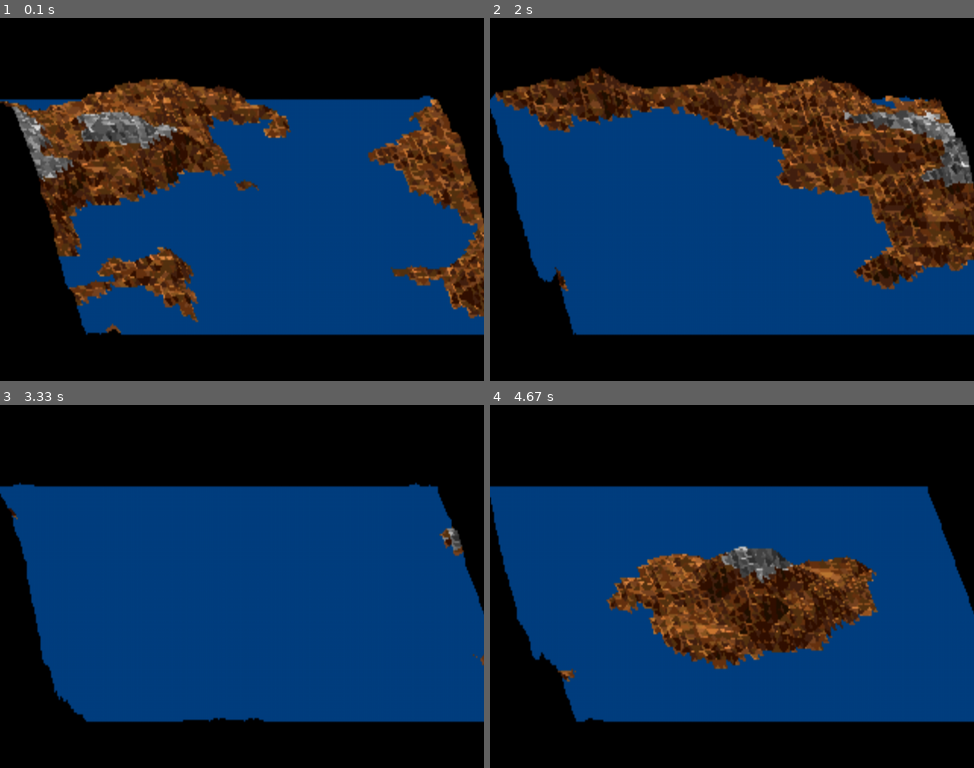
Above: before the commit, frames 1-4 (two rows, left to right).
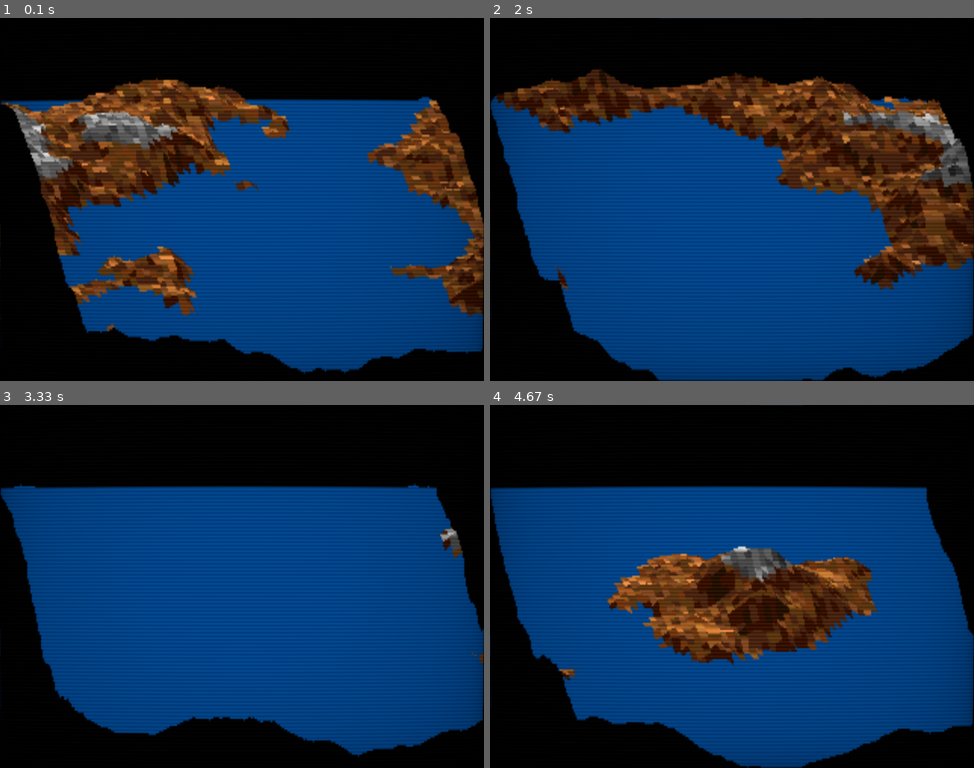
Above: after the commit, the same moments.

Repository: regeya/pygame-fractal-mountain
Game: pygame game, started from pygame-fractal-mountain.py
Two runs of this game, one before a commit and one after it. Both use one fixed random seed, a clock stepped at 60 frames per second and the inputs below.
Inputs:
- Up to frame 1 (0.1 s): no input
- Up to frame 2 (2 s): tap S at 0.33 s; tap Enter at 1.67 s
- Up to frame 3 (3.33 s): tap Space at 2 s
- Up to frame 4 (4.67 s): tap Enter at 3.33 s; tap Space at 3.67 s

The runs differ from the first frame. In frame 1, 12% of the frame differs, in the area x 0-100%, y 16-99%; in frame 2, 16%, in the area x 0-100%, y 0-100%; in frame 3, 4.3%; in frame 4, 10%.

Commit message:
merging with remote

Diff:
--- a/pygame-fractal-mountain.py
+++ b/pygame-fractal-mountain.py
@@ -6,10 +6,56 @@
 import pygame
 import random
 import pygame.gfxdraw
+import moderngl
+import numpy as np
 from pygame.locals import *
 from datetime import datetime
 
-window = pygame.display.set_mode((960, 720))
+# --- CRT SHADER SOURCE ---
+VERTEX_SHADER = """
+#version 330
+in vec2 in_vert;
+in vec2 in_uv;
+out vec2 v_uv;
+void main() {
+    v_uv = in_uv;
+    gl_Position = vec4(in_vert, 0.0, 1.0);
+}
+"""
+
+FRAGMENT_SHADER = """
+#version 330
+uniform sampler2D tex;
+in vec2 v_uv;
+out vec4 f_color;
+
+void main() {
+    // Curvature effect
+    vec2 uv = v_uv * 2.0 - 1.0;
+    vec2 offset = abs(uv.yx) / vec2(12.0, 8.0); // Adjust for curve intensity
+    uv = uv + uv * offset * offset;
+    uv = uv * 0.5 + 0.5;
+
+    if (uv.x < 0.0 || uv.x > 1.0 || uv.y < 0.0 || uv.y > 1.0) {
+        f_color = vec4(0.0, 0.0, 0.0, 1.0);
+        return;
+    }
+
+    vec4 baseColor = texture(tex, uv);
+
+    // Scanline intensity
+    baseColor.rgb *= 1.1; // 10% brightness boost
+    float scanline = sin(uv.y * 3.1415927 * 200.0) * 0.033333333;
+    baseColor.rgb -= scanline;
+
+
+    // Subtle Vignette
+    float vignette = uv.x * (1.0 - uv.x) * uv.y * (1.0 - uv.y) * 15.0;
+    baseColor.rgb *= pow(vignette, 0.08);
+
+    f_color = baseColor;
+}
+"""
 
 
 class drawMountain:
@@ -26,8 +72,8 @@
 
     def __init__(self):
         self.lv = [[0.0] * 65 for f in range(65)]
-        self.colors = [[None] * 3] * 32
-        self.surf = pygame.Surface((320, 200))
+        self.colors = [[0, 0, 0]] * 32
+        self.surf = pygame.Surface((320, 200))  # Internal resolution
         for a in range(16):
             r = min(int(16 * (a / 15.0)), 15)
             g = min(int(16 * (a / 25.0)), 15)
@@ -40,36 +86,31 @@
             self.colors[16] = [0, 64, 128]  # water color
 
     def getshade(self, a, b, x, y):
-        c = x + 1 - (b - y)
-        d = y + (a - x)
-        xc = x + 0.5
-        yc = y + 0.5
-        xrun1 = xc - a
-        xrun2 = xc - c
-        yrun1 = yc - b
-        yrun2 = yc - d
-        rise1 = self.llv - self.lv[a][b]
-        rise2 = self.llv - self.lv[c][d]
-        yrise = abs((rise1 * xrun2) - (rise2 * xrun1))
-        yrun = abs((yrun1 * xrun2) - (xrun1 * yrun2))
-        if yrun == yrise:
-            yrun = 1
-            yrise = 1
-        xrise = abs((rise1 * yrun2) - (rise2 * yrun1))
-        xrun = abs((xrun1 * yrun2) - (yrun1 * xrun2))
-        if xrun == xrise:
-            xrun = 1
-            xrise = 1
-        xrise = xrise / 2
-        yrise = yrise / 2
-        xshade = 1 - abs(xrise / (xrun + xrise))
-        yshade = 1 - abs(yrise / (yrun + yrise))
-        shade = 14 * xshade * yshade + 1
-        if self.llv > self.snowline:
-            shade = shade + 16
-        if self.llv <= 0:
-            shade = 16
-        return int(shade)
+        # (Keep original getshade logic)
+        try:
+            c, d = (x + 1 - (b - y)), (y + (a - x))
+            xc, yc = x + 0.5, y + 0.5
+            xrun1, xrun2 = xc - a, xc - c
+            yrun1, yrun2 = yc - b, yc - d
+            rise1, rise2 = self.llv - self.lv[a][b], self.llv - self.lv[c][d]
+            yrise = abs((rise1 * xrun2) - (rise2 * xrun1))
+            yrun = abs((yrun1 * xrun2) - (xrun1 * yrun2))
+            if yrun == yrise:
+                yrun = yrise = 1
+            xrise = abs((rise1 * yrun2) - (rise2 * yrun1))
+            xrun = abs((xrun1 * yrun2) - (yrun1 * xrun2))
+            if xrun == xrise:
+                xrun = xrise = 1
+            xshade = 1 - abs((xrise / 2) / (xrun + (xrise / 2)))
+            yshade = 1 - abs((yrise / 2) / (yrun + (yrise / 2)))
+            shade = 14 * xshade * yshade + 1
+            if self.llv > self.snowline:
+                shade += 16
+            if self.llv <= 0:
+                shade = 16
+            return int(shade)
+        except:
+            return 0
 
     def draw(self):
         self.maxLv = 0
@@ -111,70 +152,103 @@
             if self.lv[0][y] < 0:
                 self.lv[0][y] = 0
             for x in range(0, 64):
-                if self.lv[x + 1][y + 1] < 0:
-                    self.lv[x + 1][y + 1] = 0
-                self.llv = int(self.lv[x][y] + self.lv[x + 1][y] + self.lv[x][y + 1])
-                self.llv = int((self.llv + self.lv[x + 1][y + 1]) / 4)
-                a = x
-                b = y
-                rx1 = self.xm * a + self.xshift * b
-                ry1 = self.ym * b + self.yp - self.lv[a][b]
-                shade1 = tuple(self.colors[self.getshade(a, b, x, y)])
-                a = x + 1
-                rx2 = self.xm * a + self.xshift * b
-                ry2 = self.ym * b + self.yp - self.lv[a][b]
-                shade2 = tuple(self.colors[self.getshade(a, b, x, y)])
-                a = x
-                b = y + 1
-                rx3 = self.xm * a + self.xshift * b
-                ry3 = self.ym * b + self.yp - self.lv[a][b]
-                shade3 = tuple(self.colors[self.getshade(a, b, x, y)])
-                a = x + 1
-                rx4 = self.xm * a + self.xshift * b
-                ry4 = self.ym * b + self.yp - self.lv[a][b]
-                shade4 = tuple(self.colors[self.getshade(a, b, x, y)])
-                a = x + 0.5
-                b = y + 0.5
-                rx = self.xm * a + self.xshift * b
-                ry = self.ym * b + self.yp
-                a = x
-                b = y
-                ry = ry - self.llv
-                pygame.gfxdraw.filled_polygon(
-                    self.surf, ((rx, ry), (rx1, ry1), (rx2, ry2)), shade1
+                self.llv = int(
+                    (
+                        self.lv[x][y]
+                        + self.lv[x + 1][y]
+                        + self.lv[x][y + 1]
+                        + self.lv[x + 1][y + 1]
+                    )
+                    / 4
                 )
-                pygame.gfxdraw.filled_polygon(
-                    self.surf, ((rx, ry), (rx2, ry2), (rx4, ry4)), shade2
-                )
-                pygame.gfxdraw.filled_polygon(
-                    self.surf, ((rx, ry), (rx1, ry1), (rx3, ry3)), shade3
-                )
-                pygame.gfxdraw.filled_polygon(
-                    self.surf, ((rx, ry), (rx3, ry3), (rx4, ry4)), shade4
-                )
-
-        pygame.transform.smoothscale(self.surf, (960, 720), window)
-        window.blit(self.surf, (960, 720))
-        pygame.display.flip()
-        pygame.display.update()
+                points = [
+                    (
+                        self.xm * x + self.xshift * y,
+                        self.ym * y + self.yp - self.lv[x][y],
+                    ),
+                    (
+                        self.xm * (x + 1) + self.xshift * y,
+                        self.ym * y + self.yp - self.lv[x + 1][y],
+                    ),
+                    (
+                        self.xm * (x + 1) + self.xshift * (y + 1),
+                        self.ym * (y + 1) + self.yp - self.lv[x + 1][y + 1],
+                    ),
+                    (
+                        self.xm * x + self.xshift * (y + 1),
+                        self.ym * (y + 1) + self.yp - self.lv[x][y + 1],
+                    ),
+                ]
+                shade = tuple(self.colors[self.getshade(x, y, x, y)])
+                pygame.gfxdraw.filled_polygon(self.surf, points, shade)
 
     def image_save(self):
-        now = datetime.now()
-        fn = now.strftime("mountain-%Y%m%d-%H%M%S.png")
+        fn = datetime.now().strftime("mountain-%Y%m%d-%H%M%S.png")
         pygame.image.save(self.surf, fn)
 
 
+class CRTProcessor:
+    def __init__(self, width, height):
+        self.ctx = moderngl.create_context()
+        self.prog = self.ctx.program(
+            vertex_shader=VERTEX_SHADER, fragment_shader=FRAGMENT_SHADER
+        )
+
+        # This defines the "quad" (two triangles) that fills the screen
+        # Each row is: x, y (position) and u, v (texture coordinates)
+        vertices = np.array(
+            [
+                -1.0,
+                1.0,
+                0.0,
+                1.0,
+                -1.0,
+                -1.0,
+                0.0,
+                0.0,
+                1.0,
+                1.0,
+                1.0,
+                1.0,
+                1.0,
+                -1.0,
+                1.0,
+                0.0,
+            ],
+            dtype="f4",
+        )
+
+        self.vbo = self.ctx.buffer(vertices)
+        self.vao = self.ctx.vertex_array(
+            self.prog, [(self.vbo, "2f 2f", "in_vert", "in_uv")]
+        )
+        self.texture = self.ctx.texture((width, height), 4)
+        self.texture.filter = (moderngl.LINEAR, moderngl.LINEAR)
+
+    def render(self, surface):
+        # Convert Pygame surface to raw bytes for the GPU
+        rgba_data = pygame.image.tostring(surface, "RGBA", True)
+        self.texture.write(rgba_data)
+        self.texture.use()
+        self.vao.render(moderngl.TRIANGLE_STRIP)
+
+
+# --- MAIN LOOP ---
+pygame.init()
+# Set display for OpenGL
+pygame.display.set_mode((960, 720), DOUBLEBUF | OPENGL)
+crt = CRTProcessor(320, 200)  # Process the low-res surface
 dm = drawMountain()
 
 dm.draw()
 
+clock = pygame.time.Clock()
 done = False
 
 while not done:
     for event in pygame.event.get():
         if event.type == pygame.QUIT:
-            pygame.quit()
-            quit()
+            done = True
         if event.type == KEYDOWN:
             if event.key == K_ESCAPE:
                 done = True
@@ -182,3 +256,13 @@
                 dm.image_save()
             else:
                 dm.draw()
+
+    # Clear GL Context
+    crt.ctx.clear(0, 0, 0)
+    # Render mountain surface through the CRT shader
+    crt.render(dm.surf)
+
+    pygame.display.flip()
+    clock.tick(60)
+
+pygame.quit()
